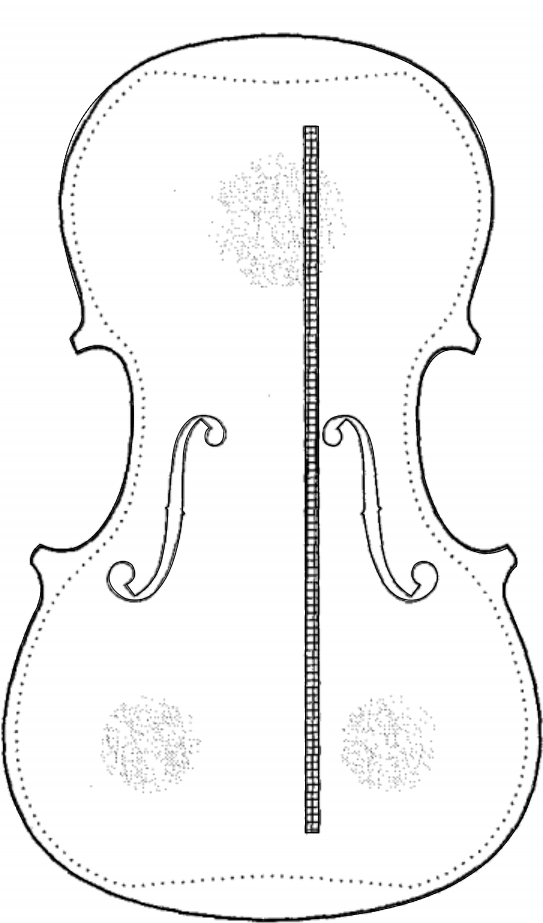
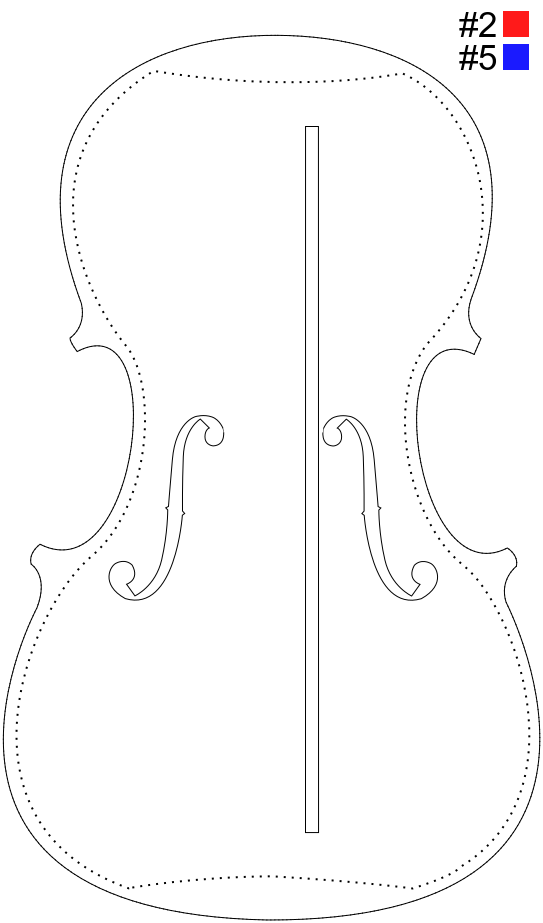
Two versions of the same layered image (w=543, h=923). Layer-by-layer changes:
showed "#5" over (459, 45, 497, 70)
showed "#2" over (459, 12, 496, 37)
showed "legends" over (503, 11, 529, 70)
showed "plate inner contour" over (15, 70, 531, 890)
hid "top #5.png" over (1, 11, 543, 923)
showed "bg" over (1, 11, 543, 923)
